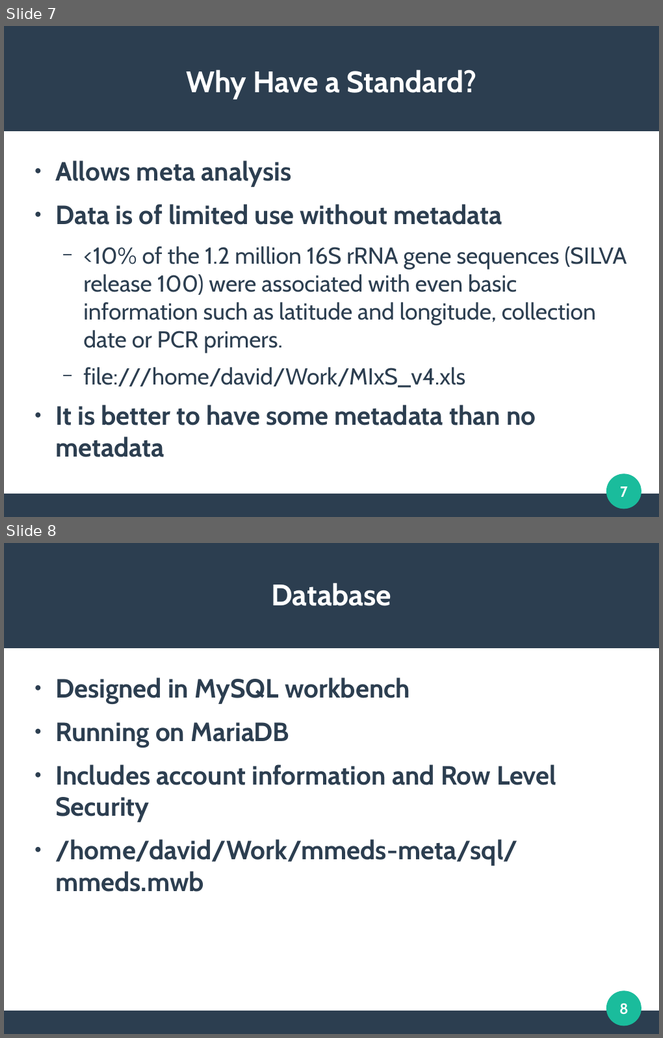
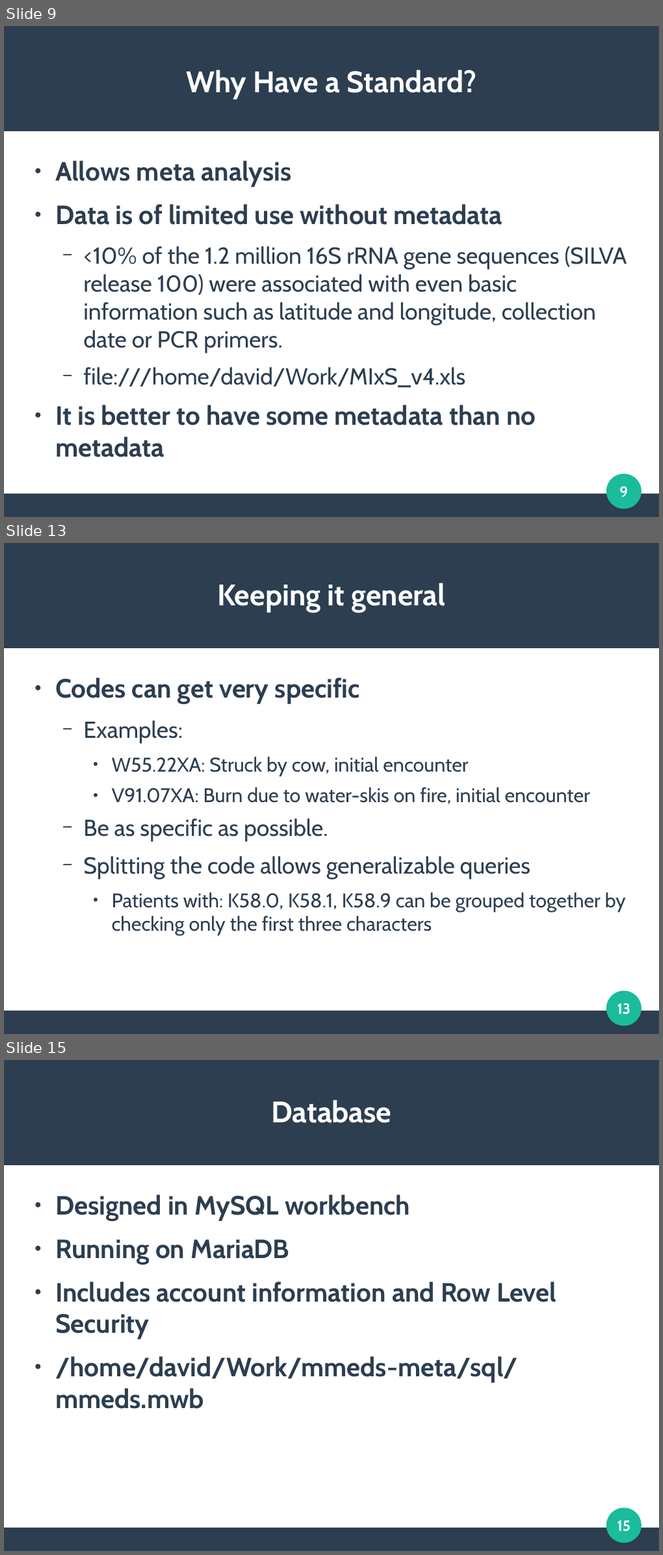
Before and after one commit to clemente-lab/mmeds-meta, a slide deck: sql/mmeds.odp. Shown one above the other, each under a label of ours: slides 7 and 8 before the commit, slides 9, 13 and 15 after it; the slides between them are not shown. The pictures are 663x1038 and 663x1555 pixels, drawn with LibreOffice and Linux fonts; fonts in the diff are those of the drawing. Boxes give left, top, right and bottom in pixels: in the first picture for what was removed or moved away, otherwise in the second. Text is boxed around its words. In the diff, an @@ line names an element or a change of style, - is before the commit and + after.

```diff
--- a/sql/mmeds.odp
+++ b/sql/mmeds.odp
@@ slide 13 added at (4, 543, 659, 1034), background #FFFFFF; not listed: 3 template elements that a slide beside it also shows @@
@@ title added at (217, 583, 446, 613), 36 pt, text #FFFFFF, bold @@
+Keeping it general
@@ text added at (55, 678, 626, 936), 24 pt, text #2C3E50 @@
+● Codes can get very specific
+  − Examples:
+    ● W55.22XA: Struck by cow, initial encounter
+    ● V91.07XA: Burn due to water-skis on fire, initial encounter
+  − Be as specific as possible.
+  − Splitting the code allows generalizable queries
+    ● Patients with: K58.0, K58.1, K58.9 can be grouped together by checking only the first three characters
@@ page number added at (618, 1003, 631, 1015), 18 pt, text #FFFFFF, bold @@
+13
@@ what was slide 7 is now slide 9 @@
@@ page number at (620, 486, 628, 497): text changed @@
-7
+9
@@ what was slide 8 is now slide 15 @@
@@ page number at (618, 1521, 631, 1532): text changed @@
-8
+15
```
Also in this commit, not shown: 1 slide changed, 6 other slides added, 1 other file.
